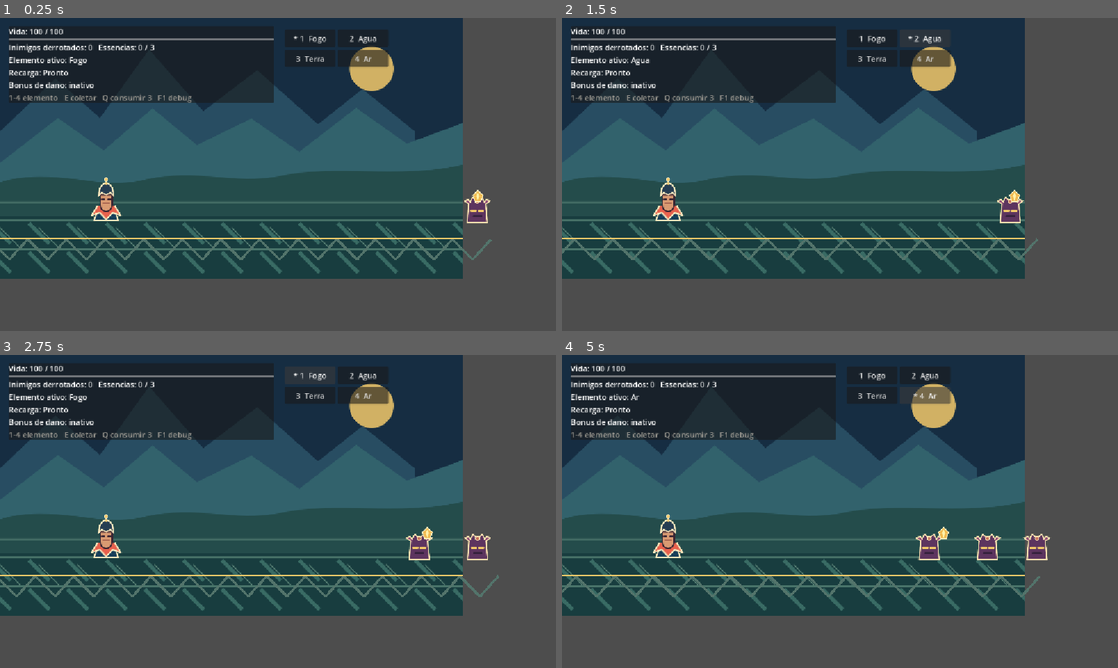
Above: before the commit, frames 1-4 (two rows, left to right).
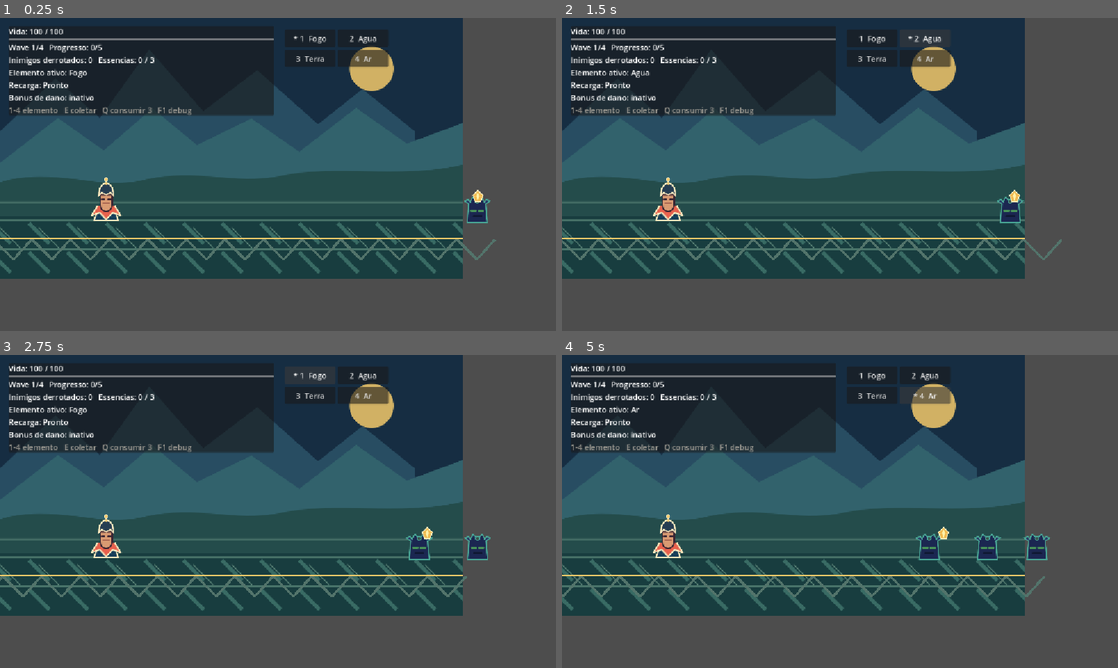
Above: after the commit, the same moments.

Repository: GhabrielMolina/elemental-idle-runner
Game: Godot game, scene res://scenes/Main.tscn
Two runs of this game, one before a commit and one after it. Both use one fixed random seed, a clock stepped at 60 frames per second and the inputs below.
Inputs:
- Up to frame 1 (0.25 s): no input
- Up to frame 2 (1.5 s): click "* 1 Fogo" at 0.5 s; click "2 Agua" at 1.25 s
- Up to frame 3 (2.75 s): click "1 Fogo" at 2 s
- Up to frame 4 (5 s): click "3 Terra" at 2.75 s; click "* 3 Terra" at 3.5 s; click "4 Ar" at 4.25 s

The runs differ from the first frame. In frame 1, 5.0% of the frame differs, in the area x 0-90%, y 8-78%; in frame 2, 4.9%; in frame 3, 5.3%; in frame 4, 5.5%, in the area x 0-88%, y 8-78%.

Commit message:
feat: add documentation, initial balancing, and wave system

Diff:
--- a/scenes/Main.tscn
+++ b/scenes/Main.tscn
@@ -1,41 +1,46 @@
-[gd_scene load_steps=5 format=3]
+[gd_scene format=3 uid="uid://cb6ehg8wu3mva"]
 
-[ext_resource type="Script" path="res://scripts/main.gd" id="1_main"]
+[ext_resource type="Script" uid="uid://ddqhnc3v1l5qw" path="res://scripts/main.gd" id="1_main"]
 [ext_resource type="PackedScene" path="res://scenes/Player.tscn" id="2_player"]
-[ext_resource type="Texture2D" path="res://assets/environment/background.svg" id="3_background"]
-[ext_resource type="Texture2D" path="res://assets/environment/ground_tile.svg" id="4_ground"]
+[ext_resource type="Texture2D" uid="uid://56q7mqlkxr6s" path="res://assets/environment/background.svg" id="3_background"]
+[ext_resource type="Texture2D" uid="uid://bo4xph7tqvnmc" path="res://assets/environment/ground_tile.svg" id="4_ground"]
 
-[node name="Main" type="Node2D"]
+[node name="Main" type="Node2D" unique_id=1819168186]
 script = ExtResource("1_main")
 
-[node name="Background" type="Sprite2D" parent="."]
+[node name="Background" type="Sprite2D" parent="." unique_id=1630167503]
 z_index = -2
 texture = ExtResource("3_background")
 centered = false
 
-[node name="GroundTile01" type="Sprite2D" parent="."]
+[node name="GroundTile01" type="Sprite2D" parent="." unique_id=1599296837]
 z_index = -1
+position = Vector2(80, 475)
 texture = ExtResource("4_ground")
-position = Vector2(80, 475)
-[node name="GroundTile02" type="Sprite2D" parent="."]
+
+[node name="GroundTile02" type="Sprite2D" parent="." unique_id=181902822]
 z_index = -1
+position = Vector2(240, 475)
 texture = ExtResource("4_ground")
-position = Vector2(240, 475)
-[node name="GroundTile03" type="Sprite2D" parent="."]
+
+[node name="GroundTile03" type="Sprite2D" parent="." unique_id=945084251]
 z_index = -1
+position = Vector2(400, 475)
 texture = ExtResource("4_ground")
-position = Vector2(400, 475)
-[node name="GroundTile04" type="Sprite2D" parent="."]
+
+[node name="GroundTile04" type="Sprite2D" parent="." unique_id=356263321]
 z_index = -1
+position = Vector2(560, 475)
 texture = ExtResource("4_ground")
-position = Vector2(560, 475)
-[node name="GroundTile05" type="Sprite2D" parent="."]
+
+[node name="GroundTile05" type="Sprite2D" parent="." unique_id=1522946469]
 z_index = -1
+position = Vector2(720, 475)
 texture = ExtResource("4_ground")
-position = Vector2(720, 475)
-[node name="GroundTile06" type="Sprite2D" parent="."]
+
+[node name="GroundTile06" type="Sprite2D" parent="." unique_id=217349768]
 z_index = -1
+position = Vector2(880, 475)
 texture = ExtResource("4_ground")
-position = Vector2(880, 475)
 
-[node name="Player" parent="." instance=ExtResource("2_player")]
+[node name="Player" parent="." unique_id=1435904820 instance=ExtResource("2_player")]
--- a/scripts/enemy.gd
+++ b/scripts/enemy.gd
@@ -5,9 +5,11 @@
 @export var max_health := 45
 @export var speed := 48.0
 @export var contact_damage := 12
+@export var element := "Fogo"
 
 var health := 45
 var already_defeated := false
+var counts_for_wave := false
 var base_speed := 48.0
 var slow_timer := 0.0
 var stun_timer := 0.0
@@ -20,6 +22,7 @@
 	health = max_health
 	base_speed = speed
 	base_sprite_scale = sprite.scale
+	apply_element_color()
 	queue_redraw()
 
 func _process(delta: float) -> void:
@@ -45,6 +48,14 @@
 	queue_redraw()
 	if health == 0:
 		die()
+
+func apply_element_color() -> void:
+	var color := Color("#ef654f")
+	match element:
+		"Agua": color = Color("#4bbbd8")
+		"Terra": color = Color("#b07a4b")
+		"Ar": color = Color("#a6dfe8")
+	sprite.self_modulate = color
 
 func play_damage_feedback() -> void:
 	if damage_tween and damage_tween.is_valid():
--- a/scripts/main.gd
+++ b/scripts/main.gd
@@ -9,6 +9,9 @@
 
 @export var min_spawn_interval: float = 1.8
 @export var max_spawn_interval: float = 2.6
+@export var belt_speed: float = 56.0
+@export var wave_enemy_counts: Array[int] = [5, 7, 8, 10]
+@export var wave_element_options: Array[String] = ["Agua", "Agua,Terra", "Fogo", "Fogo,Ar"]
 
 var enemy_timer := 0.0
 var spawn_rng: RandomNumberGenerator = RandomNumberGenerator.new()
@@ -18,18 +21,27 @@
 var defeated_count := 0
 var essence_count := 0
 var game_over := false
+var final_victory := false
+var awaiting_next_wave := false
+var current_wave := 0
+var wave_spawned_count := 0
+var wave_defeated_count := 0
 var speed_index := 0
 var speeds := [1.0, 2.0, 3.0]
 
 var health_bar: ProgressBar
 var health_label: Label
 var stats_label: Label
+var wave_label: Label
 var element_label: Label
 var cooldown_label: Label
 var bonus_label: Label
 var command_label: Label
 var defeat_overlay: PanelContainer
 var defeat_label: Label
+var overlay_message: Label
+var overlay_stats: Label
+var overlay_button: Button
 var debug_panel: PanelContainer
 var element_buttons: Array[Button] = []
 
@@ -42,41 +54,44 @@
 	debug_panel.setup(self)
 	player.health_changed.connect(update_health)
 	player.died.connect(handle_defeat)
+	start_wave(0)
 	update_hud()
 	update_debug()
 	queue_redraw()
 
 func _process(delta: float) -> void:
-	if game_over:
-		return
-	belt_offset = fmod(belt_offset + 90.0 * delta, 80.0)
+	if game_over or final_victory or awaiting_next_wave:
+		return
+	belt_offset = fmod(belt_offset + belt_speed * delta, 80.0)
 	enemy_timer -= delta
 	essence_timer -= delta
 	bonus_timer = maxf(0.0, bonus_timer - delta)
 	if bonus_timer == 0.0 and player.damage_bonus:
 		player.damage_bonus = false
 		update_hud()
-	if enemy_timer <= 0.0:
-		spawn_enemy()
+	if enemy_timer <= 0.0 and wave_spawned_count < get_current_wave_total():
+		spawn_enemy(choose_wave_element(), true)
+		wave_spawned_count += 1
 		enemy_timer = get_next_spawn_interval()
 	if essence_timer <= 0.0:
 		spawn_essence()
 		essence_timer = 6.0
 	move_entities_and_resolve_contacts()
 	automatic_attack()
+	check_wave_completion()
 	update_hud()
 	queue_redraw()
 
 func _unhandled_input(event: InputEvent) -> void:
 	if not event is InputEventKey or not event.pressed or event.echo:
 		return
-	if event.keycode == KEY_1 and not game_over:
+	if event.keycode == KEY_1 and not game_over and not final_victory:
 		select_element("Fogo")
-	elif event.keycode == KEY_2 and not game_over:
+	elif event.keycode == KEY_2 and not game_over and not final_victory:
 		select_element("Agua")
-	elif event.keycode == KEY_3 and not game_over:
+	elif event.keycode == KEY_3 and not game_over and not final_victory:
 		select_element("Terra")
-	elif event.keycode == KEY_4 and not game_over:
+	elif event.keycode == KEY_4 and not game_over and not final_victory:
 		select_element("Ar")
 	elif event.keycode == KEY_E and not game_over:
 		collect_nearby_essence()
@@ -84,24 +99,102 @@
 		activate_bonus()
 	update_hud()
 
-func spawn_enemy() -> void:
-	if game_over:
+func spawn_enemy(enemy_element: String, is_wave_enemy: bool) -> void:
+	if game_over or final_victory:
 		return
 	var enemy := ENEMY_SCENE.instantiate()
 	enemy.position = Vector2(1000, 430)
+	enemy.element = enemy_element
+	enemy.counts_for_wave = is_wave_enemy
 	add_child(enemy)
 	enemy.add_to_group("runtime_entity")
 	enemy.add_to_group("enemies")
-	enemy.defeated.connect(_on_enemy_defeated)
+	enemy.add_to_group("wave_enemies" if is_wave_enemy else "debug_enemies")
+	enemy.defeated.connect(_on_enemy_defeated.bind(is_wave_enemy))
 
 func get_next_spawn_interval() -> float:
 	var safe_minimum: float = maxf(min_spawn_interval, 0.01)
 	var safe_maximum: float = maxf(max_spawn_interval, safe_minimum)
 	return spawn_rng.randf_range(safe_minimum, safe_maximum)
 
+func get_current_wave_total() -> int:
+	if current_wave < 0 or current_wave >= wave_enemy_counts.size():
+		return 0
+	return maxi(0, wave_enemy_counts[current_wave])
+
+func get_current_wave_elements() -> Array[String]:
+	var elements: Array[String] = []
+	if current_wave < 0 or current_wave >= wave_element_options.size():
+		return elements
+	for element_name in wave_element_options[current_wave].split(","):
+		var clean_name := element_name.strip_edges()
+		if clean_name != "":
+			elements.append(clean_name)
+	return elements
+
+func choose_wave_element() -> String:
+	var elements := get_current_wave_elements()
+	if elements.is_empty():
+		return "Fogo"
+	return elements[spawn_rng.randi_range(0, elements.size() - 1)]
+
+func start_wave(wave_index: int) -> void:
+	if wave_index < 0 or wave_index >= wave_enemy_counts.size():
+		return
+	current_wave = wave_index
+	wave_spawned_count = 0
+	wave_defeated_count = 0
+	enemy_timer = 0.0
+	awaiting_next_wave = false
+	final_victory = false
+	defeat_overlay.visible = false
+	update_hud()
+
+func has_active_enemies(group_name: String) -> bool:
+	for enemy in get_tree().get_nodes_in_group(group_name):
+		if is_instance_valid(enemy) and not enemy.already_defeated:
+			return true
+	return false
+
+func check_wave_completion() -> void:
+	if awaiting_next_wave or wave_spawned_count < get_current_wave_total():
+		return
+	if wave_defeated_count < get_current_wave_total():
+		return
+	if has_active_enemies("wave_enemies") or has_active_enemies("debug_enemies"):
+		return
+	if current_wave == wave_enemy_counts.size() - 1:
+		show_final_victory()
+	else:
+		show_wave_complete()
+
+func show_wave_complete() -> void:
+	awaiting_next_wave = true
+	defeat_overlay.visible = true
+	defeat_label.text = "Wave concluida!"
+	overlay_message.text = "A area foi superada."
+	overlay_stats.text = "Wave %d/4  |  Inimigos derrotados: %d" % [current_wave + 1, wave_defeated_count]
+	overlay_button.text = "Proxima wave"
+	update_hud()
+
+func show_final_victory() -> void:
+	final_victory = true
+	defeat_overlay.visible = true
+	defeat_label.text = "Vitoria!"
+	overlay_message.text = "Equilibrio restaurado nas quatro waves."
+	overlay_stats.text = "Total de inimigos derrotados: %d" % defeated_count
+	overlay_button.text = "Jogar novamente"
+	update_hud()
+
+func handle_overlay_action() -> void:
+	if awaiting_next_wave:
+		start_wave(current_wave + 1)
+	else:
+		restart_game()
+
 func debug_spawn_enemy() -> void:
-	if not game_over:
-		spawn_enemy()
+	if not game_over and not final_victory and not awaiting_next_wave:
+		spawn_enemy(choose_wave_element(), false)
 
 func select_element(element: String) -> void:
 	if game_over:
@@ -145,7 +238,7 @@
 	for enemy in get_tree().get_nodes_in_group("enemies"):
 		if is_instance_valid(enemy) and not enemy.already_defeated and enemy.global_position.x <= player.global_position.x + 24.0:
 			player.take_damage(enemy.contact_damage)
-			enemy.queue_free()
+			enemy.die()
 	for essence in get_tree().get_nodes_in_group("runtime_entity"):
 		if not is_instance_valid(essence) or essence.is_in_group("enemies"):
 			continue
@@ -175,13 +268,21 @@
 	bonus_timer = 5.0
 	update_hud()
 
-func _on_enemy_defeated() -> void:
+func _on_enemy_defeated(counts_for_wave: bool) -> void:
 	defeated_count += 1
+	if counts_for_wave:
+		wave_defeated_count += 1
+	check_wave_completion()
 	update_hud()
 
 func handle_defeat() -> void:
 	game_over = true
+	awaiting_next_wave = false
 	defeat_overlay.visible = true
+	defeat_label.text = "Game Over"
+	overlay_message.text = "O Avatar foi derrotado na wave %d." % (current_wave + 1)
+	overlay_stats.text = "Inimigos derrotados nesta wave: %d" % wave_defeated_count
+	overlay_button.text = "Tentar novamente"
 	update_hud()
 	update_debug()
 
@@ -196,10 +297,9 @@
 	defeated_count = 0
 	essence_count = 0
 	bonus_timer = 0.0
-	enemy_timer = get_next_spawn_interval()
 	essence_timer = 3.0
 	game_over = false
-	defeat_overlay.visible = false
+	start_wave(0)
 	update_hud()
 	update_debug()
 	queue_redraw()
@@ -221,7 +321,7 @@
 	add_child(canvas)
 	var top_bar := PanelContainer.new()
 	top_bar.position = Vector2(18, 16)
-	top_bar.size = Vector2(550, 145)
+	top_bar.size = Vector2(550, 175)
 	canvas.add_child(top_bar)
 	var column := VBoxContainer.new()
 	column.add_theme_constant_override("separation", 3)
@@ -234,6 +334,8 @@
 	health_bar.size_flags_horizontal = Control.SIZE_EXPAND_FILL
 	health_bar.show_percentage = false
 	column.add_child(health_bar)
+	wave_label = Label.new()
+	column.add_child(wave_label)
 	stats_label = Label.new()
 	column.add_child(stats_label)
 	element_label = Label.new()
@@ -250,19 +352,34 @@
 	element_buttons.append(create_element_button(canvas, "3  Terra", "Terra", Vector2(590, 66)))
 	element_buttons.append(create_element_button(canvas, "4  Ar", "Ar", Vector2(700, 66)))
 	defeat_overlay = PanelContainer.new()
-	defeat_overlay.position = Vector2(330, 205)
-	defeat_overlay.size = Vector2(300, 130)
+	defeat_overlay.process_mode = Node.PROCESS_MODE_ALWAYS
+	defeat_overlay.position = Vector2(300, 175)
+	defeat_overlay.custom_minimum_size = Vector2(360, 190)
 	canvas.add_child(defeat_overlay)
+	var overlay_margin := MarginContainer.new()
+	overlay_margin.add_theme_constant_override("margin_left", 22)
+	overlay_margin.add_theme_constant_override("margin_right", 22)
+	overlay_margin.add_theme_constant_override("margin_top", 18)
+	overlay_margin.add_theme_constant_override("margin_bottom", 18)
+	defeat_overlay.add_child(overlay_margin)
 	var defeat_column := VBoxContainer.new()
-	defeat_overlay.add_child(defeat_column)
+	defeat_column.add_theme_constant_override("separation", 10)
+	overlay_margin.add_child(defeat_column)
 	defeat_label = Label.new()
-	defeat_label.text = "DERROTA\nO Avatar caiu."
+	defeat_label.text = "Game Over"
+	defeat_label.add_theme_font_size_override("font_size", 26)
 	defeat_label.horizontal_alignment = HORIZONTAL_ALIGNMENT_CENTER
 	defeat_column.add_child(defeat_label)
-	var restart_button := Button.new()
-	restart_button.text = "Reiniciar partida"
-	restart_button.pressed.connect(restart_game)
-	defeat_column.add_child(restart_button)
+	overlay_message = Label.new()
+	overlay_message.horizontal_alignment = HORIZONTAL_ALIGNMENT_CENTER
+	defeat_column.add_child(overlay_message)
+	overlay_stats = Label.new()
+	overlay_stats.horizontal_alignment = HORIZONTAL_ALIGNMENT_CENTER
+	defeat_column.add_child(overlay_stats)
+	overlay_button = Button.new()
+	overlay_button.custom_minimum_size = Vector2(0, 38)
+	overlay_button.pressed.connect(handle_overlay_action)
+	defeat_column.add_child(overlay_button)
 	defeat_overlay.visible = false
 
 func create_element_button(canvas: CanvasLayer, label: String, element: String, button_position: Vector2) -> Button:
@@ -283,6 +400,7 @@
 	if not is_instance_valid(health_bar):
 		return
 	update_health(player.health, player.max_health)
+	wave_label.text = "Wave %d/4   Progresso: %d/%d" % [current_wave + 1, wave_defeated_count, get_current_wave_total()]
 	stats_label.text = "Inimigos derrotados: %d   Essencias: %d / 3" % [defeated_count, essence_count]
 	element_label.text = "Elemento ativo: %s" % player.selected_element
 	var cooldown: float = player.get_cooldown_remaining(player.selected_element)
Not shown, added: README.md
